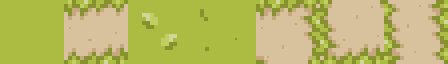
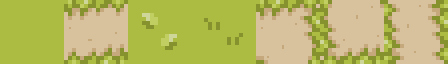
Layered file, before and after one edit (w=448, h=64). Changes by layer:
added layer "Calque 11" above "Calque 10" over [204, 21, 243, 45]
painted on "Calque 9" over [200, 9, 237, 51]
